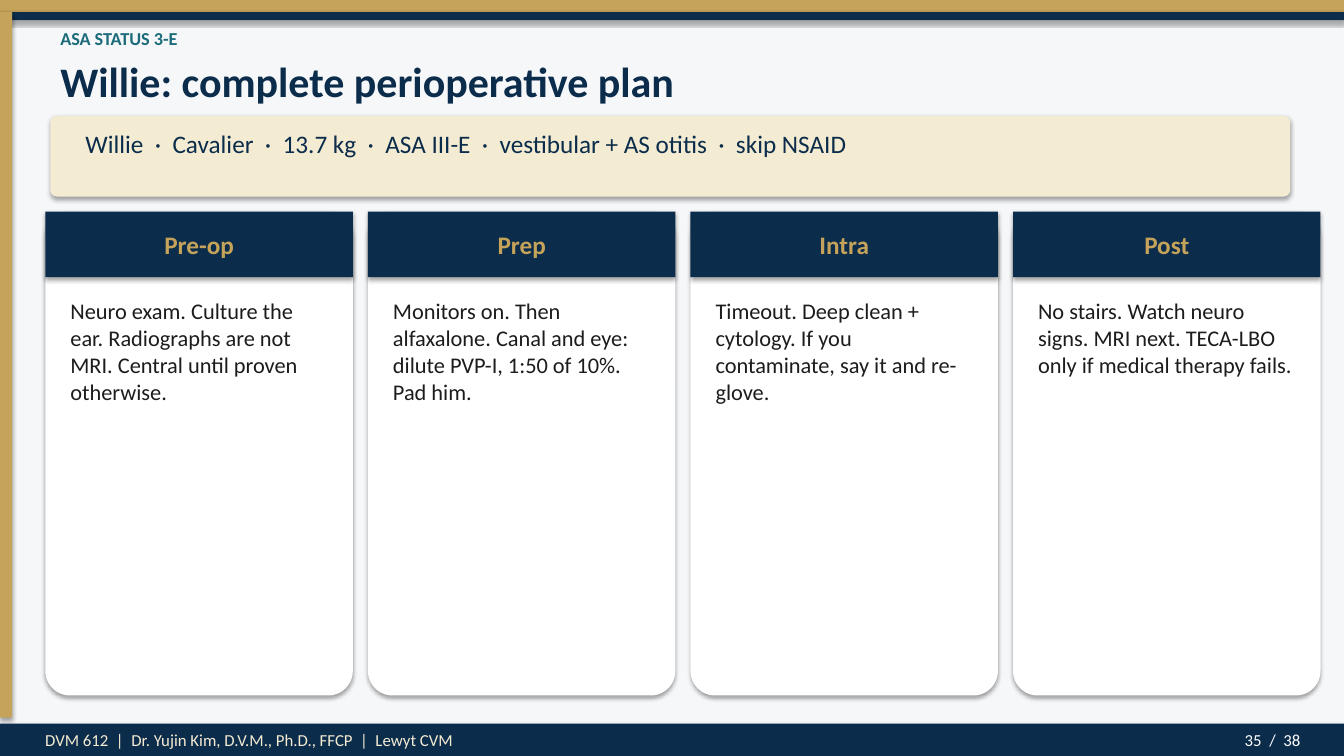
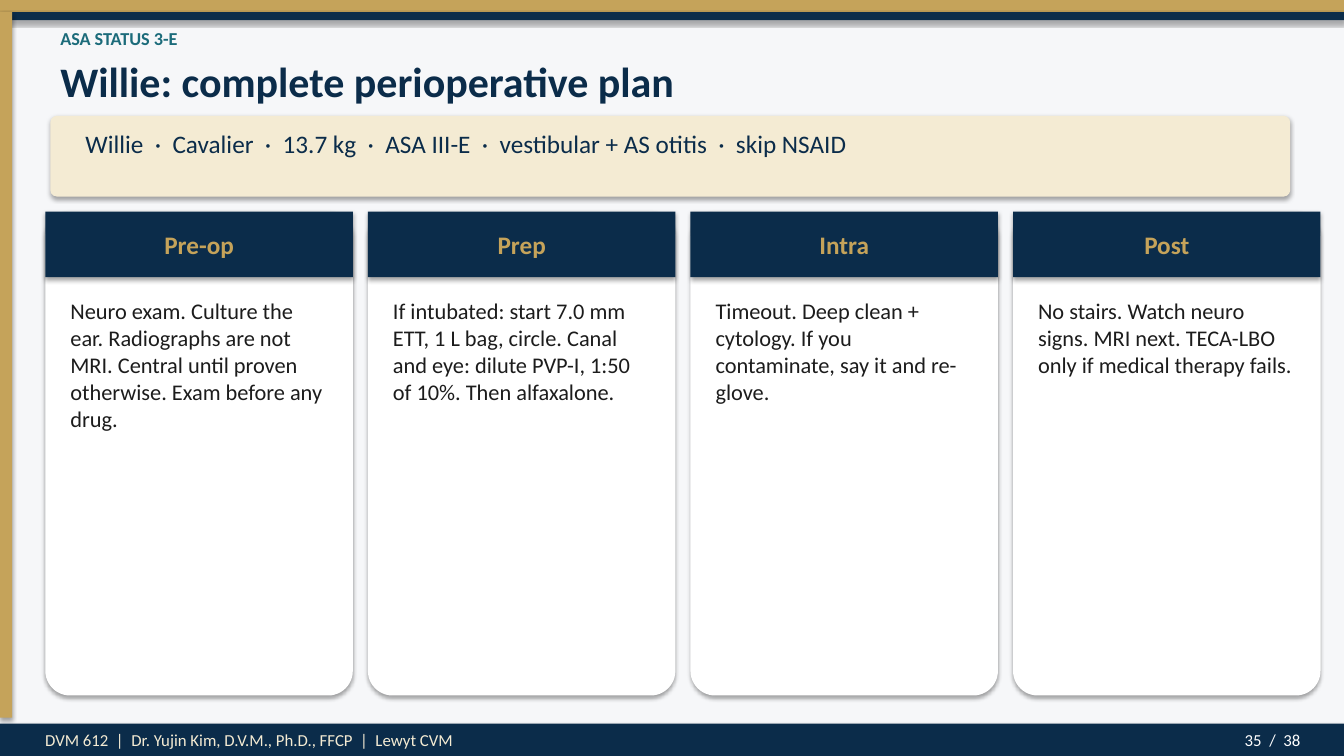
Before and after one commit to drkimvet/happycare, a slide deck: slide 35 of lectures/DVM-612_Week4_Preop_PatientPrep_Postop.pptx. Drawn at 1344x756 pixels with LibreOffice and Linux fonts; fonts in the diff are those of the drawing. Boxes give left, top, right and bottom in pixels: in the first picture for what was removed or moved away, otherwise in the second. Text is boxed around its words. In the diff, an @@ line names an element or a change of style, - is before the commit and + after.

```diff
--- a/lectures/DVM-612_Week4_Preop_PatientPrep_Postop.pptx
+++ b/lectures/DVM-612_Week4_Preop_PatientPrep_Postop.pptx
@@ text at [70,303,322,431]: text changed @@
-Neuro exam. Culture the ear. Radiographs are not MRI. Central until proven otherwise.
+Neuro exam. Culture the ear. Radiographs are not MRI. Central until proven otherwise. Exam before any drug.
@@ text at [393,303,630,400]: text changed @@
-Monitors on. Then alfaxalone. Canal and eye: dilute PVP-I, 1:50 of 10%. Pad him.
+If intubated: start 7.0 mm ETT, 1 L bag, circle. Canal and eye: dilute PVP-I, 1:50 of 10%. Then alfaxalone.
```
Also in this commit, not shown: 15 other slides changed, 2 other files.
